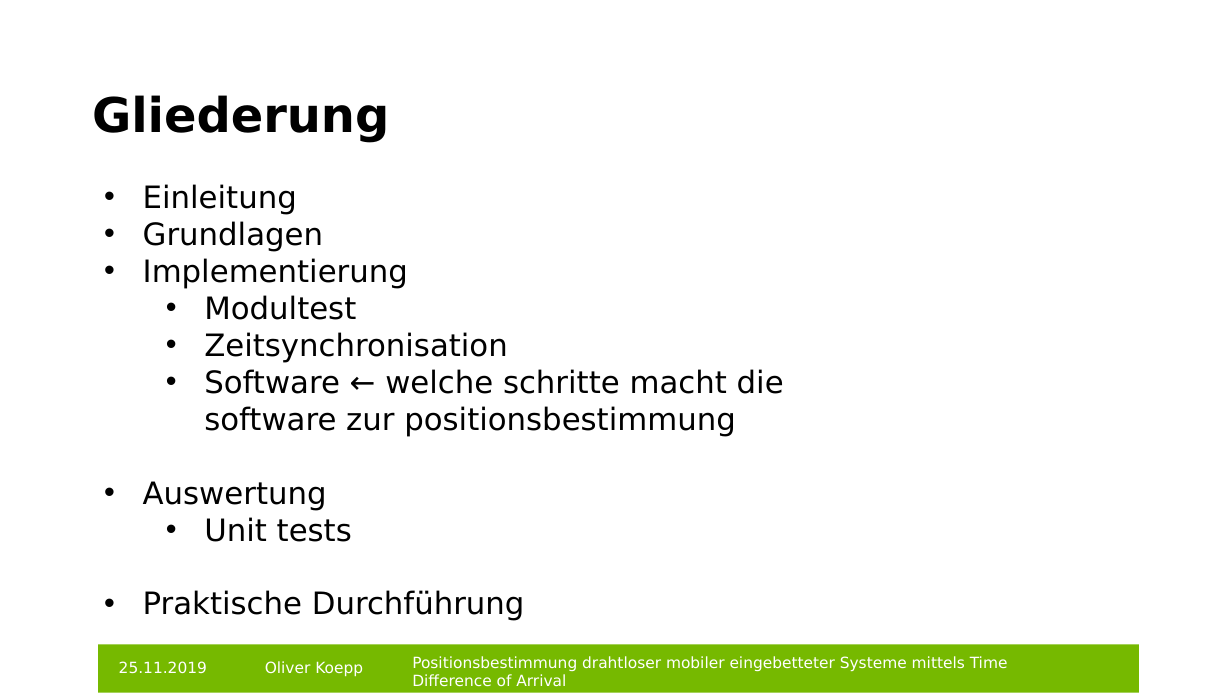
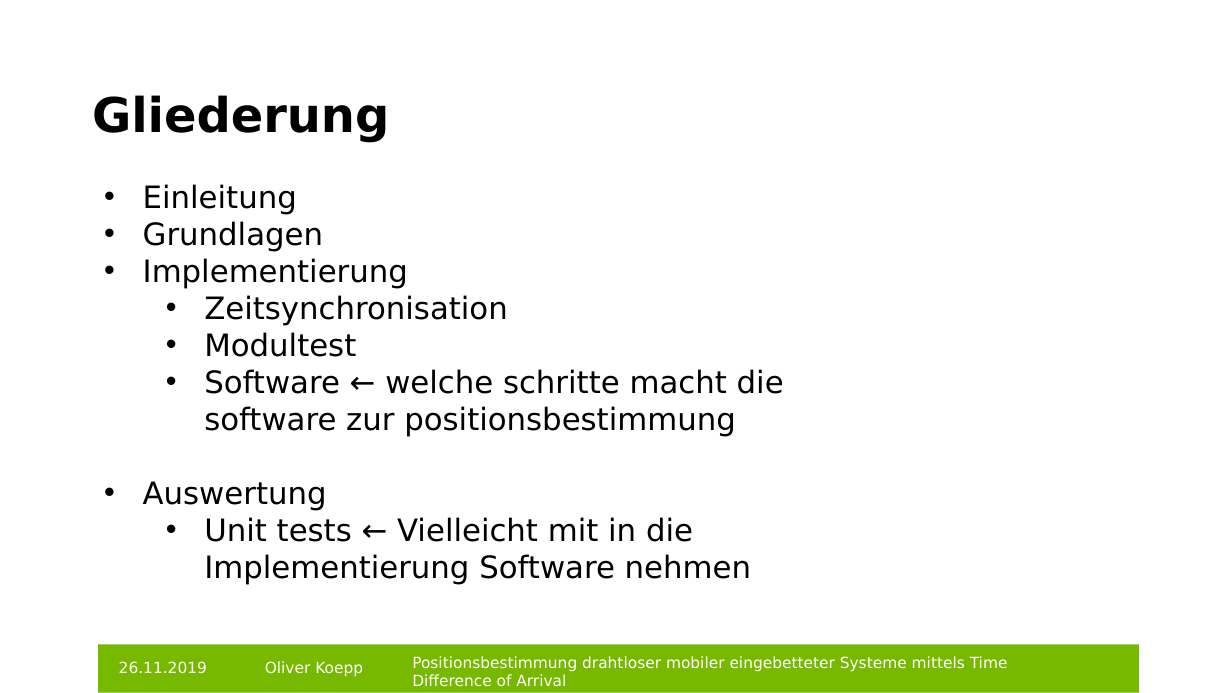
Before and after one commit to git-oliver/Bachelor-thesis, a slide deck: slide 2 of thesis/vortrag/bachelorarbeit_vortrag.pptx. Drawn at 1232x693 pixels with LibreOffice and Linux fonts; fonts in the diff are those of the drawing; background and template pictures are left out. Boxes give left, top, right and bottom in pixels: in the first picture for what was removed or moved away, otherwise in the second. Text is boxed around its words. In the diff, an @@ line names an element or a change of style, - is before the commit and + after.

```diff
--- a/thesis/vortrag/bachelorarbeit_vortrag.pptx
+++ b/thesis/vortrag/bachelorarbeit_vortrag.pptx
@@ text at <box>204,295,508,326</box>: paragraph added @@
+    • Zeitsynchronisation
@@ text at <box>204,332,508,363</box>: paragraph removed @@
-  • Zeitsynchronisation
@@ text at <box>204,517,751,584</box>: text changed @@
-  • Unit tests
-• Praktische Durchführung
+  • Unit tests ← Vielleicht mit in die Implementierung Software nehmen
@@ text at <box>119,661,207,674</box>: text changed @@
-25.11.2019
+26.11.2019
```
Also in this commit, not shown: 14 other slides changed, 2 slides added, 2 slides removed.
